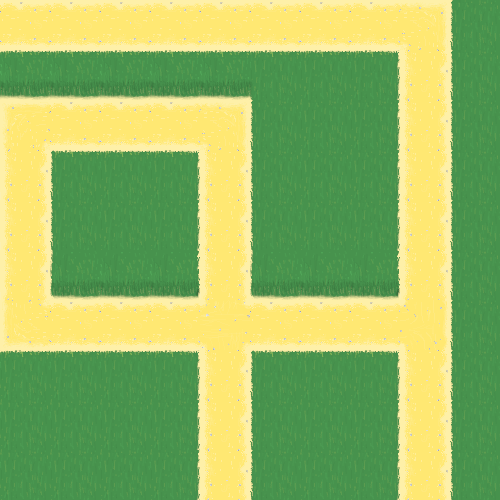
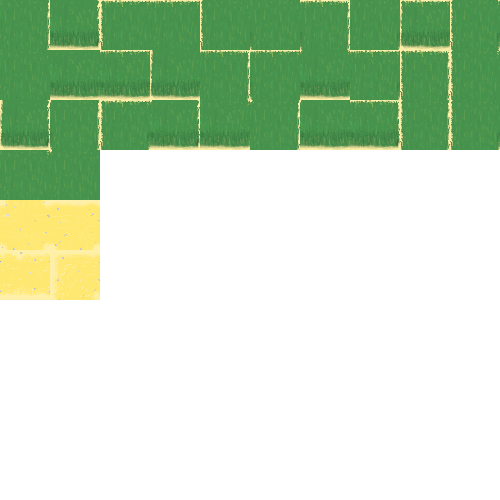
Before/after of a 500x500 layered artwork. What changed in the layer stack:
showed group "Blocks" (39 layers) over (0, 0, 500, 300)
added layer "Filed_NoSides(TL)" in group "Fields" over (50, 150, 100, 200)
added layer "Field_NoSides(TR)" in group "Fields" over (0, 150, 50, 200)
added layer "Field_BottomRightLeft" in group "Fields" over (0, 100, 50, 150)
added layer "Field_Right(TL_BL)" in group "Fields" over (50, 100, 100, 150)
added layer "Field_TopLeft(BR)" in group "Fields" over (100, 100, 150, 150)
added layer "Field_BottomRight(TL)" in group "Fields" over (150, 100, 200, 150)
added layer "Field_Bottom(TR)" in group "Fields" over (200, 100, 250, 150)
added layer "Field_Right(TL)" in group "Fields" over (250, 100, 300, 150)
added layer "Field_Right(BL)" in group "Fields" over (250, 100, 300, 150)
added layer "Field_Bottom(TL)" in group "Fields" over (300, 100, 350, 150)
added layer "Field_TopBottomRight" in group "Fields" over (350, 100, 400, 150)
added layer "Field_RightLeft" in group "Fields" over (400, 100, 450, 150)
added layer "Field_Left(BR)" in group "Fields" over (492, 132, 500, 150)
added layer "Field_Left(TR_BR)" in group "Fields" over (492, 0, 500, 50)
added layer "Field_TopRightLeft" in group "Fields" over (400, 50, 450, 100)
added layer "Field_TopBottomLeft" in group "Fields" over (400, 0, 450, 50)
added layer "Field_NoSides(BR)" in group "Fields" over (350, 0, 400, 50)
added layer "Field_Bottom(TL_TR)" in group "Fields" over (300, 50, 350, 100)
added layer "Field_Top(BR)" in group "Fields" over (350, 50, 400, 100)
added layer "Field_TopRight(BL)" in group "Fields" over (300, 0, 350, 50)
added layer "Field_NoSides(BL)" in group "Fields" over (250, 0, 300, 50)
hid "Example Tiles" over (0, 0, 500, 500)
